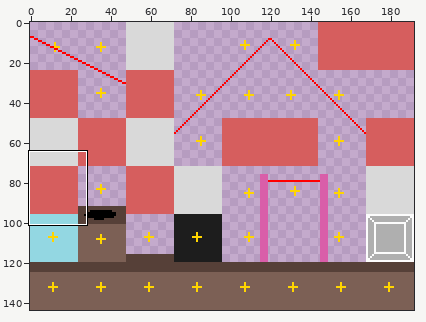
Edited in one commit: sprite sheet (Assets/Resources/Sprites/tiles/mountain-base.png). Above, an overview of the earlier version with the close-up marked.
Close-up. As it was:
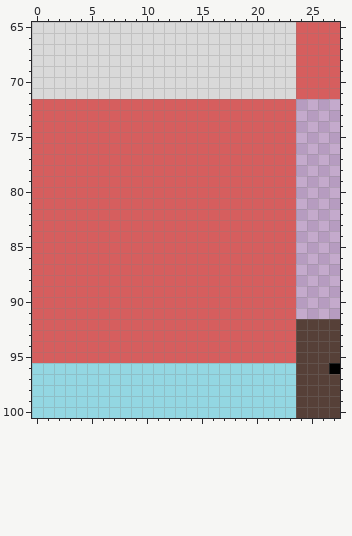
The file is 192x144 pixels. Shown: x 0..27, y 65..100.
New version:
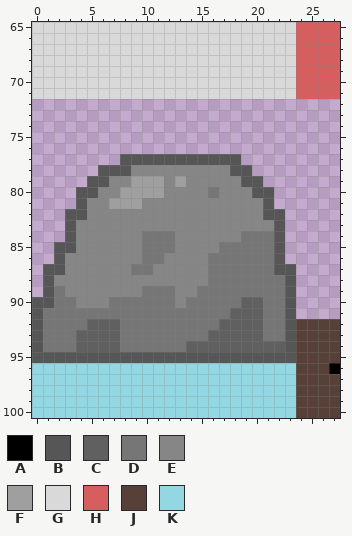
Palette (. is transparent): A #000000  B #565656  C #606060  D #767676  E #868686  F #9f9f9f  G #d9d9d9  H #d65e5e  J #564038  K #93d7e2
Edits made:
@@ x 0..27 @@
  71 GGGGGGGGGGGGGGGGGGGGGGGGHHHH
- 72 HHHHHHHHHHHHHHHHHHHHHHHH....
- 73 HHHHHHHHHHHHHHHHHHHHHHHH....
- 74 HHHHHHHHHHHHHHHHHHHHHHHH....
- 75 HHHHHHHHHHHHHHHHHHHHHHHH....
- 76 HHHHHHHHHHHHHHHHHHHHHHHH....
- 77 HHHHHHHHHHHHHHHHHHHHHHHH....
- 78 HHHHHHHHHHHHHHHHHHHHHHHH....
- 79 HHHHHHHHHHHHHHHHHHHHHHHH....
- 80 HHHHHHHHHHHHHHHHHHHHHHHH....
- 81 HHHHHHHHHHHHHHHHHHHHHHHH....
- 82 HHHHHHHHHHHHHHHHHHHHHHHH....
- 83 HHHHHHHHHHHHHHHHHHHHHHHH....
- 84 HHHHHHHHHHHHHHHHHHHHHHHH....
- 85 HHHHHHHHHHHHHHHHHHHHHHHH....
- 86 HHHHHHHHHHHHHHHHHHHHHHHH....
- 87 HHHHHHHHHHHHHHHHHHHHHHHH....
- 88 HHHHHHHHHHHHHHHHHHHHHHHH....
- 89 HHHHHHHHHHHHHHHHHHHHHHHH....
- 90 HHHHHHHHHHHHHHHHHHHHHHHH....
- 91 HHHHHHHHHHHHHHHHHHHHHHHH....
- 92 HHHHHHHHHHHHHHHHHHHHHHHHJJJJ
- 93 HHHHHHHHHHHHHHHHHHHHHHHHJJJJ
- 94 HHHHHHHHHHHHHHHHHHHHHHHHJJJJ
- 95 HHHHHHHHHHHHHHHHHHHHHHHHJJJJ
+ 72 ............................
+ 73 ............................
+ 74 ............................
+ 75 ............................
+ 76 ............................
+ 77 ........BBBBBBBBBBB.........
+ 78 ......BBBEEEEEEEEEBB........
+ 79 .....BBEEFFFEFEEEEEBB.......
+ 80 ....BBEEFFFFEEEEDEEEBB......
+ 81 ....BEEFFFEEEEEEEEEEEB......
+ 82 ...BBEEEEEEEEEEEEEEEEBB.....
+ 83 ...BEEEEEEEEEEEEEEEEEEB.....
+ 84 ...BEEEEEEDDDEEEEEEDDDB.....
+ 85 ..BBEEEEEEDDDEEEEDDDDDB.....
+ 86 ..BEEEEEEEDDEEEEDDDDDDB.....
+ 87 .BBEEEEEEDDEEEEEDDDDDDBB....
+ 88 .BEEEEEEEEEEEEEEDDDDDDDB....
+ 89 .BDEEEEEEEDDDEEDDDDDDDDB....
+ 90 BBDDEEEDDDDDDEDDDDDCCDDB....
+ 91 BDDDDDDDDDDDDDDDDDCCCDDB....
+ 92 BDDDDCCCDDDDDDDDDCCCCDDBJJJJ
+ 93 BDDDCCCCDDDDDDDDCCCCCDDBJJJJ
+ 94 BDDDCCCCDDDDDDCCCCCCCCCBJJJJ
+ 95 BBBBBBBBBBBBBBBBBBBBBBBBJJJJ
  96 KKKKKKKKKKKKKKKKKKKKKKKKJJJA
Changed places in both close-ups, as pixel boxes (x1, y1, x2, y2):
changed: (32, 99, 296, 363)
